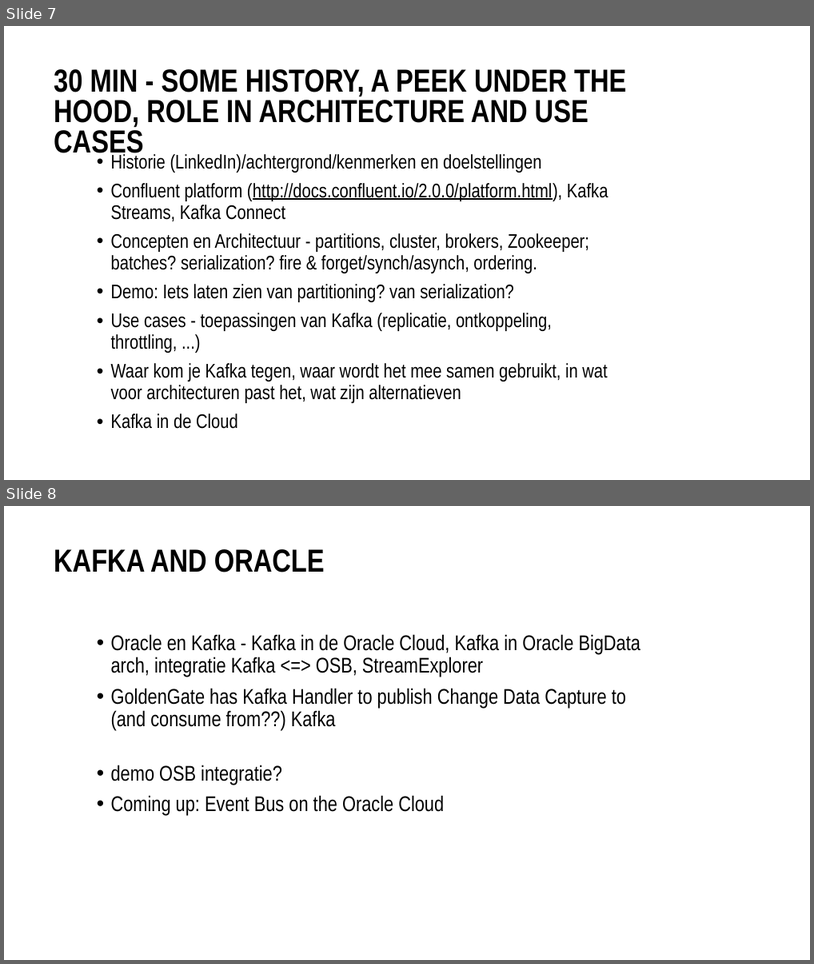
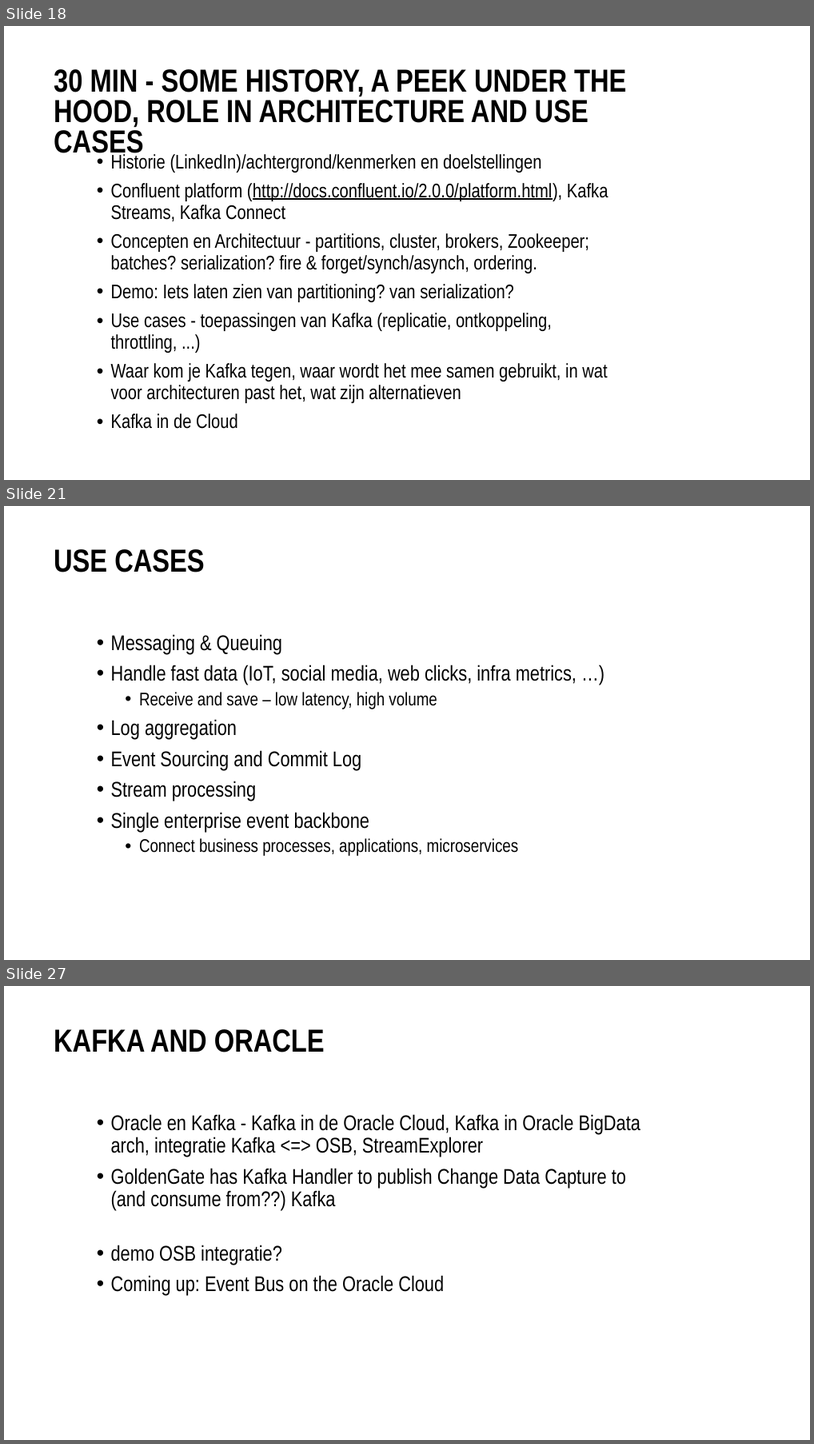
Before and after one commit to MaartenSmeets/kafka-workshop, a slide deck: Kafka_SIG_09feb2017.pptx. Shown one above the other, each under a label of ours: slides 7 and 8 before the commit, slides 18, 21 and 27 after it; the slides between them are not shown. The pictures are 814x964 and 814x1444 pixels, drawn with LibreOffice and Linux fonts; fonts in the diff are those of the drawing; background and template pictures are left out. Boxes give left, top, right and bottom in pixels: in the first picture for what was removed or moved away, otherwise in the second. Text is boxed around its words. In the diff, an @@ line names an element or a change of style, - is before the commit and + after.

```diff
--- a/Kafka_SIG_09feb2017.pptx
+++ b/Kafka_SIG_09feb2017.pptx
@@ slide 21 added at box(4, 506, 810, 960), background #FFFFFF @@
@@ title added at box(54, 549, 204, 572), 54 pt, text #000000, bold @@
+USE CASES
@@ text added at box(111, 634, 577, 856), 36 pt, text #000000 @@
+• Messaging & Queuing
+• Handle fast data (IoT, social media, web clicks, infra metrics, …)
+  • Receive and save – low latency, high volume
+• Log aggregation
+• Event Sourcing and Commit Log
+• Stream processing
+• Single enterprise event backbone
+  • Connect business processes, applications, microservices
@@ what was slide 7 is now slide 18 @@
@@ what was slide 8 is now slide 27 @@
```
Also in this commit, not shown: 1 slide changed, 19 other slides added, 1 slide removed.
